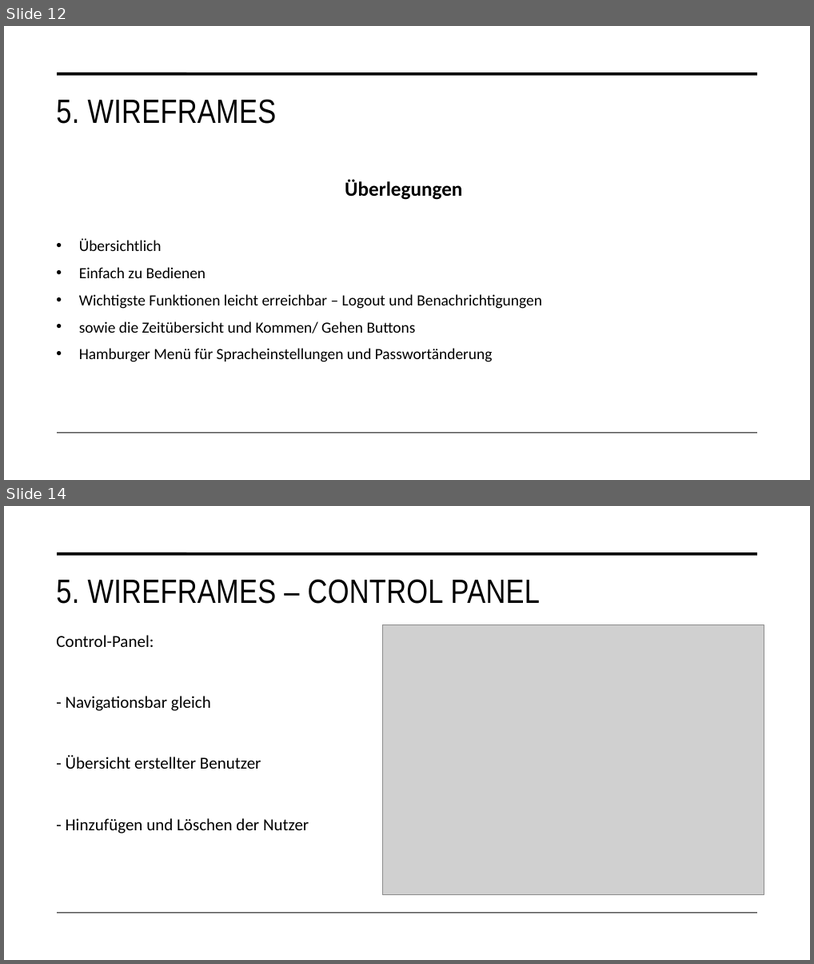
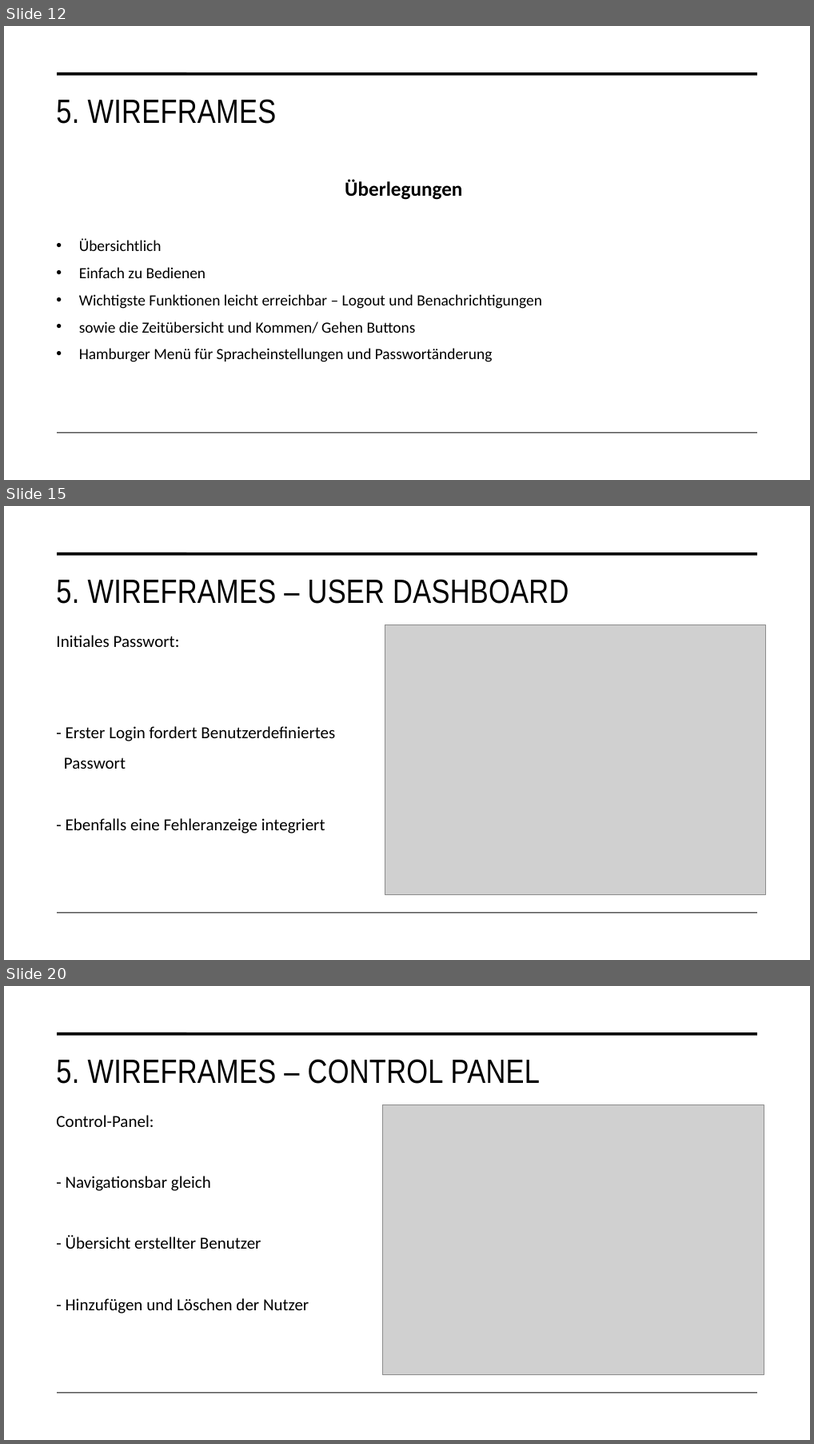
Before and after one commit to malu254/Eifrige-Otter-PM, a slide deck: Abgabe/Dokumentation/Präsentation.pptx. Shown one above the other, each under a label of ours: slides 12 and 14 before the commit, slides 12, 15 and 20 after it; the slides between them are not shown. The pictures are 814x964 and 814x1444 pixels, drawn with LibreOffice and Linux fonts; fonts in the diff are those of the drawing; grey boxes stand for pictures. Boxes give left, top, right and bottom in pixels: in the first picture for what was removed or moved away, otherwise in the second. Text is boxed around its words. In the diff, an @@ line names an element or a change of style, - is before the commit and + after.

```diff
--- a/Abgabe/Dokumentation/Präsentation.pptx
+++ b/Abgabe/Dokumentation/Präsentation.pptx
@@ slide 15 added at <box>4,506,810,960</box>, background #FFFFFF; not listed: 2 template elements that a slide beside it also shows @@
@@ title added at <box>56,579,569,604</box>, 40 pt, text #000000 @@
+5. WIREFRAMES – USER DASHBOARD
@@ picture added at <box>385,625,766,894</box> @@
@@ text added at <box>56,635,335,833</box>, 20 pt, text #000000 @@
+Initiales Passwort:
+- Erster Login fordert Benutzerdefiniertes
+Passwort
+- Ebenfalls eine Fehleranzeige integriert
@@ what was slide 14 is now slide 20 @@
```
Also in this commit, not shown: 6 slides changed, 5 other slides added.
